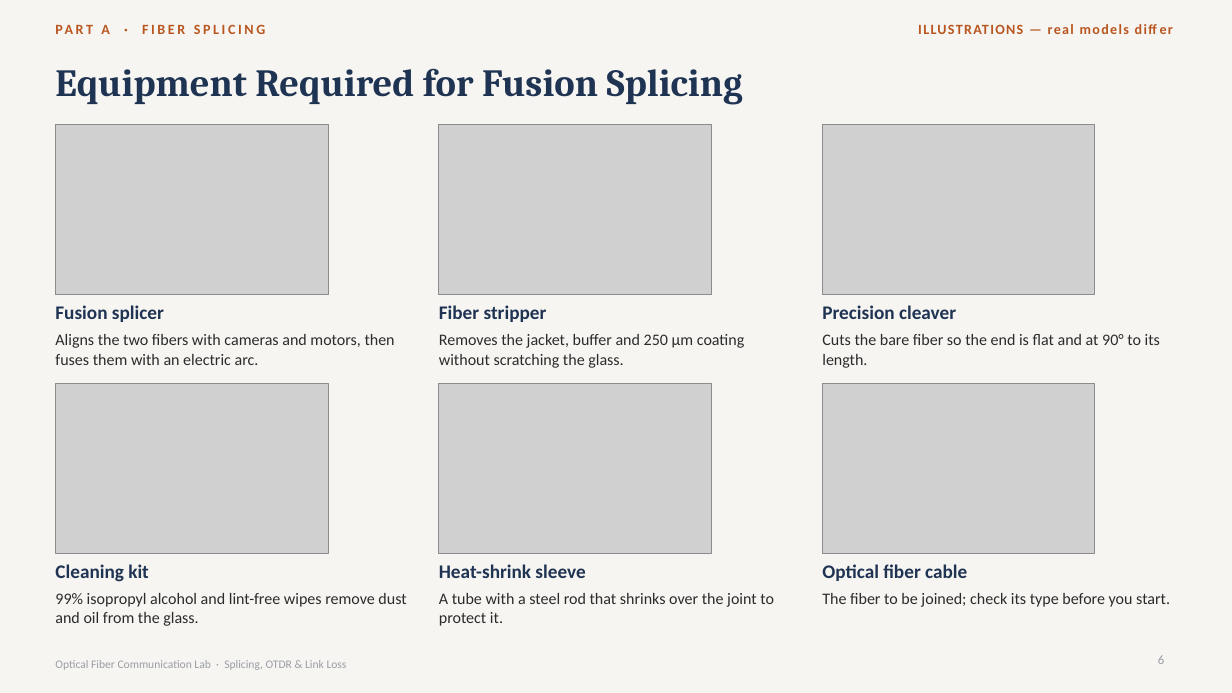
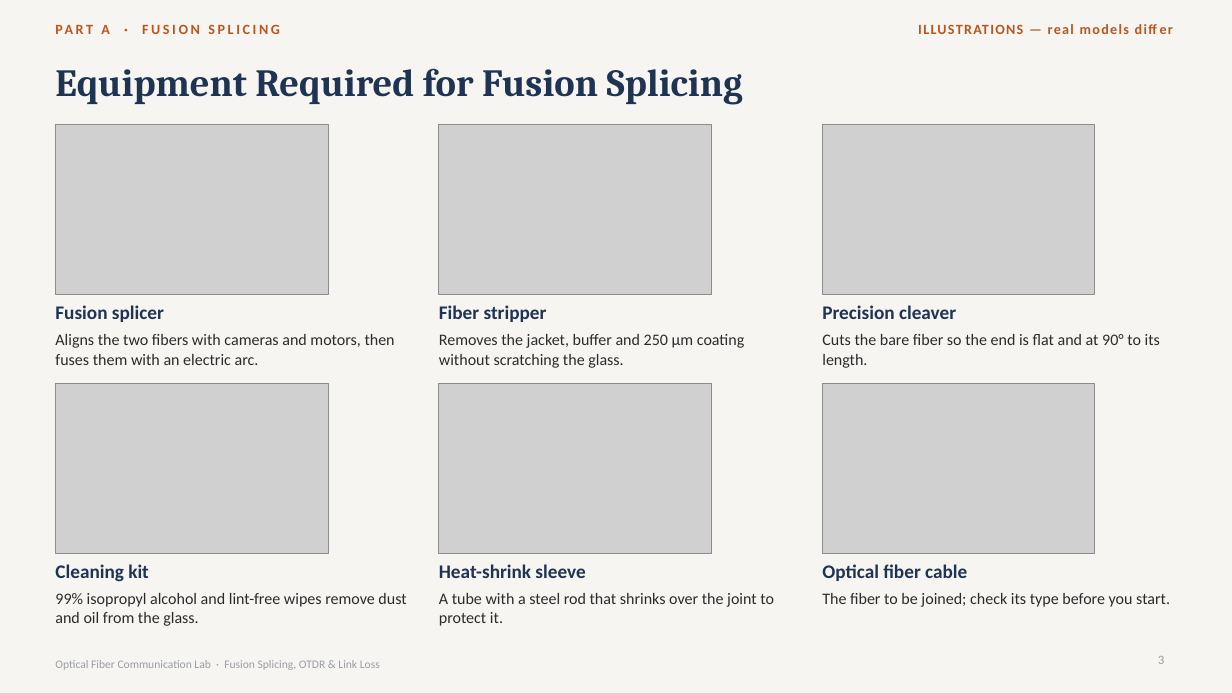
Before and after one commit to sriyansv/gemsontop, a slide deck: slide 3 of Fiber_Optic_Lab_Output/Fiber_Optic_Splicing_OTDR_Link_Loss.pptx (slide 6 before the commit). Drawn at 1232x693 pixels with LibreOffice and Linux fonts; fonts in the diff are those of the drawing; grey boxes stand for pictures. Boxes give left, top, right and bottom in pixels: in the first picture for what was removed or moved away, otherwise in the second. Text is boxed around its words. In the diff, an @@ line names an element or a change of style, - is before the commit and + after.

```diff
--- a/Fiber_Optic_Lab_Output/Fiber_Optic_Splicing_OTDR_Link_Loss.pptx
+++ b/Fiber_Optic_Lab_Output/Fiber_Optic_Splicing_OTDR_Link_Loss.pptx
@@ text at (101,24,280,34): text changed @@
-PART A · FIBER SPLICING
+PART A · FUSION SPLICING
@@ page number at (1158,656,1164,664): text changed @@
-6
+3
@@ text at (55,660,380,670): text changed @@
-Optical Fiber Communication Lab · Splicing, OTDR & Link Loss
+Optical Fiber Communication Lab · Fusion Splicing, OTDR & Link Loss
```
Also in this commit, not shown: 9 other slides changed, 5 slides added, 20 slides removed, 10 other files.
